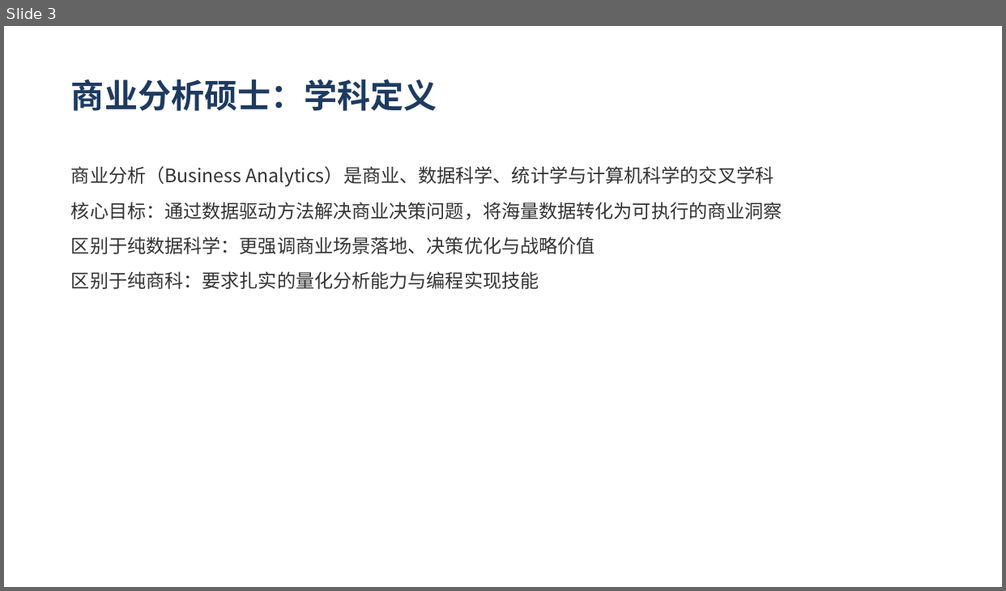
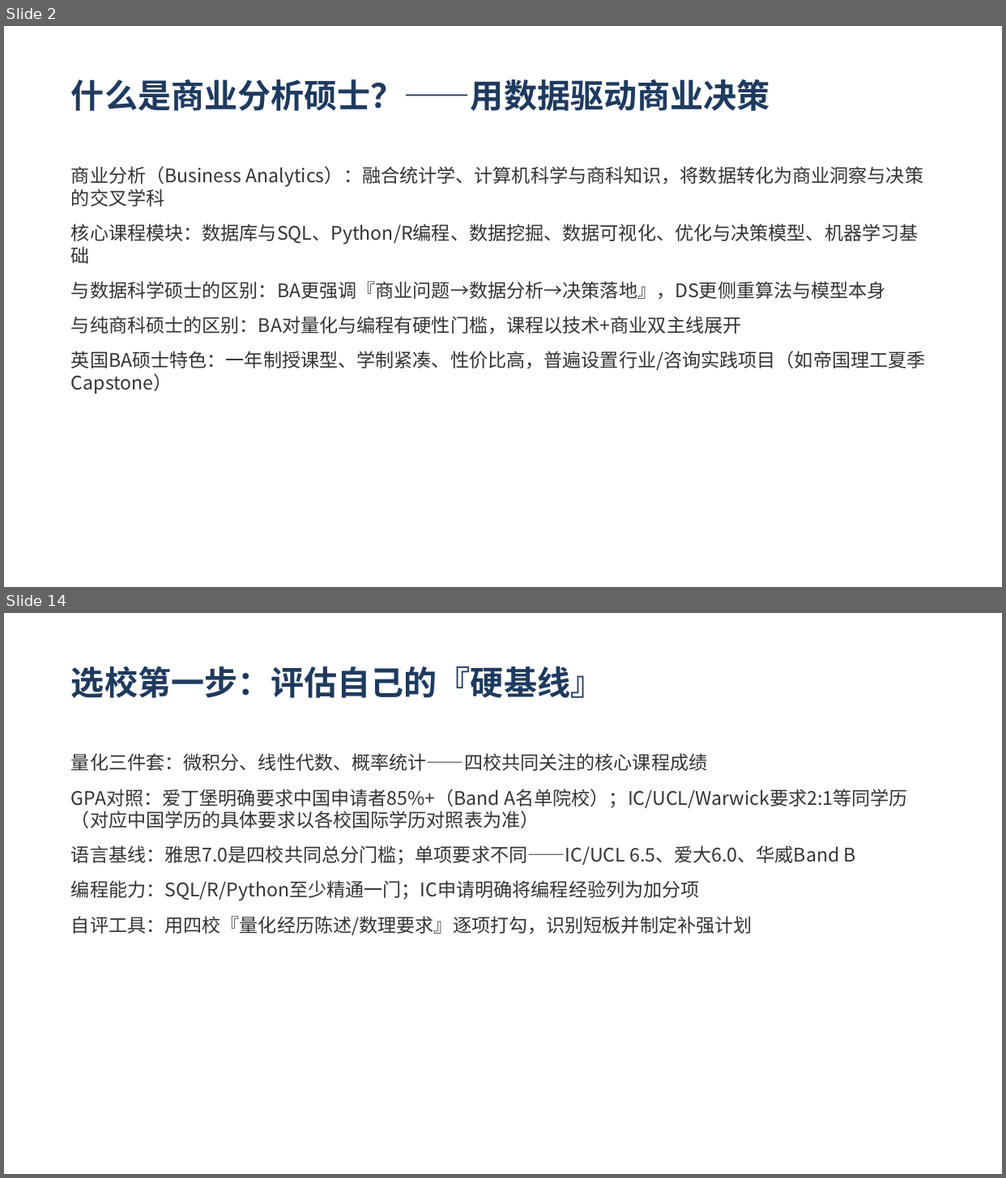
Before and after one commit to SunJenry/PPT_Generator, a slide deck: demo/demo1.pptx. Shown one above the other, each under a label of ours: slide 3 before the commit, slides 2 and 14 after it; the slides between them are not shown. The pictures are 1006x591 and 1006x1178 pixels, drawn with LibreOffice and Linux fonts; fonts in the diff are those of the drawing. Boxes give left, top, right and bottom in pixels: in the first picture for what was removed or moved away, otherwise in the second. Text is boxed around its words. In the diff, an @@ line names an element or a change of style, - is before the commit and + after.

```diff
--- a/demo/demo1.pptx
+++ b/demo/demo1.pptx
@@ slide 14 added at (x1=4, y1=613, x2=1002, y2=1174), background #FFFFFF @@
@@ text added at (x1=71, y1=666, x2=603, y2=698), 32 pt, text #1E3A5F, bold @@
+选校第一步：评估自己的『硬基线』
@@ text added at (x1=71, y1=753, x2=908, y2=935), 18 pt, text #333333 @@
+量化三件套：微积分、线性代数、概率统计——四校共同关注的核心课程成绩
+GPA对照：爱丁堡明确要求中国申请者85%+（Band A名单院校）；IC/UCL/Warwick要求2:1等同学历（对应中国学历的具体要求以各校国际学历对照表为准）
+语言基线：雅思7.0是四校共同总分门槛；单项要求不同——IC/UCL 6.5、爱大6.0、华威Band B
+编程能力：SQL/R/Python至少精通一门；IC申请明确将编程经验列为加分项
+自评工具：用四校『量化经历陈述/数理要求』逐项打勾，识别短板并制定补强计划
@@ what was slide 3 is now slide 2 @@
@@ slide 2 changed as well @@
@@ text at (x1=71, y1=79, x2=770, y2=111): text changed @@
-商业分析硕士：学科定义
+什么是商业分析硕士？——用数据驱动商业决策
@@ text at (x1=71, y1=166, x2=926, y2=395): text changed @@
-商业分析（Business Analytics）是商业、数据科学、统计学与计算机科学的交叉学科
-核心目标：通过数据驱动方法解决商业决策问题，将海量数据转化为可执行的商业洞察
-区别于纯数据科学：更强调商业场景落地、决策优化与战略价值
-区别于纯商科：要求扎实的量化分析能力与编程实现技能
+商业分析（Business Analytics）：融合统计学、计算机科学与商科知识，将数据转化为商业洞察与决策的交叉学科
+核心课程模块：数据库与SQL、Python/R编程、数据挖掘、数据可视化、优化与决策模型、机器学习基础
+与数据科学硕士的区别：BA更强调『商业问题→数据分析→决策落地』，DS更侧重算法与模型本身
+与纯商科硕士的区别：BA对量化与编程有硬性门槛，课程以技术+商业双主线展开
+英国BA硕士特色：一年制授课型、学制紧凑、性价比高，普遍设置行业/咨询实践项目（如帝国理工夏季Capstone）
```
Also in this commit, not shown: 13 other slides changed, 12 other slides added, 16 slides removed.
